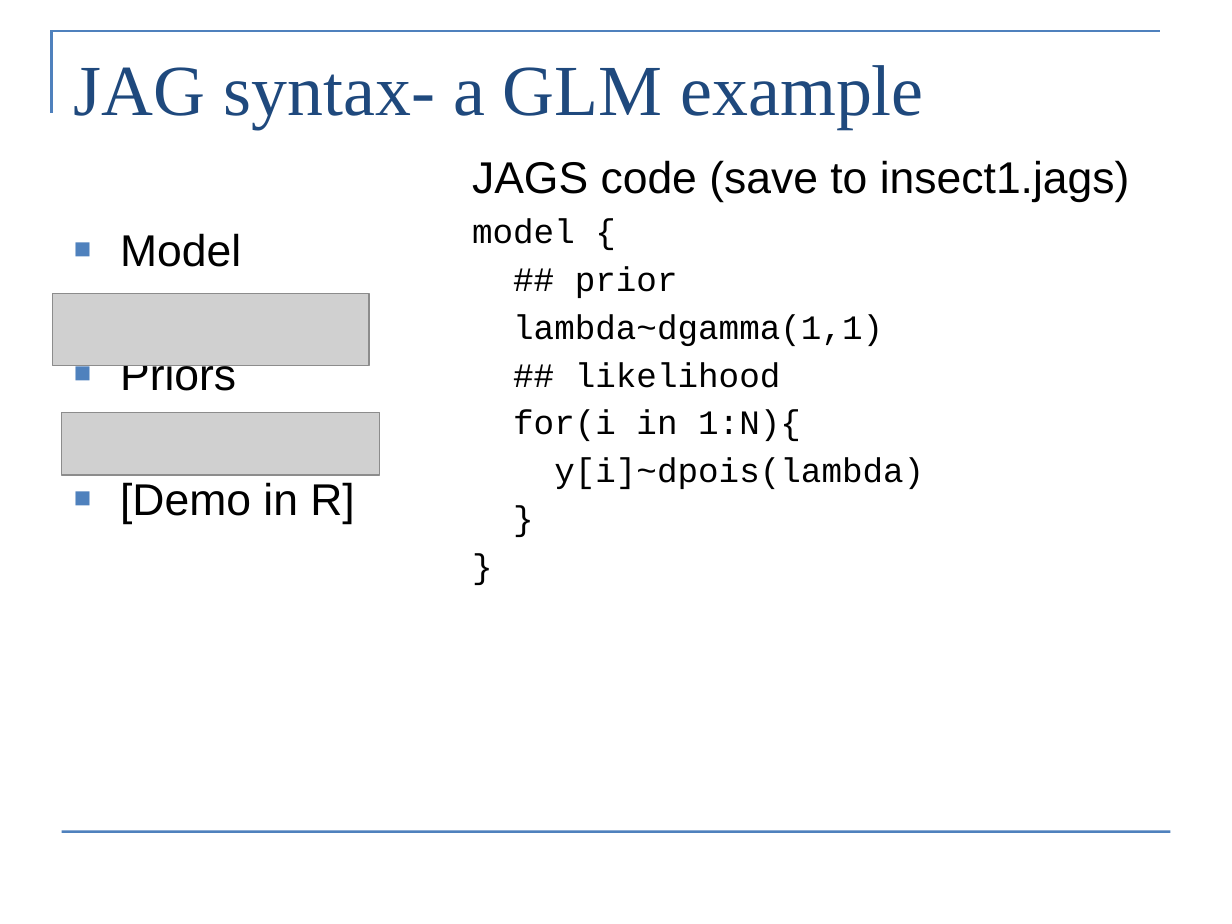
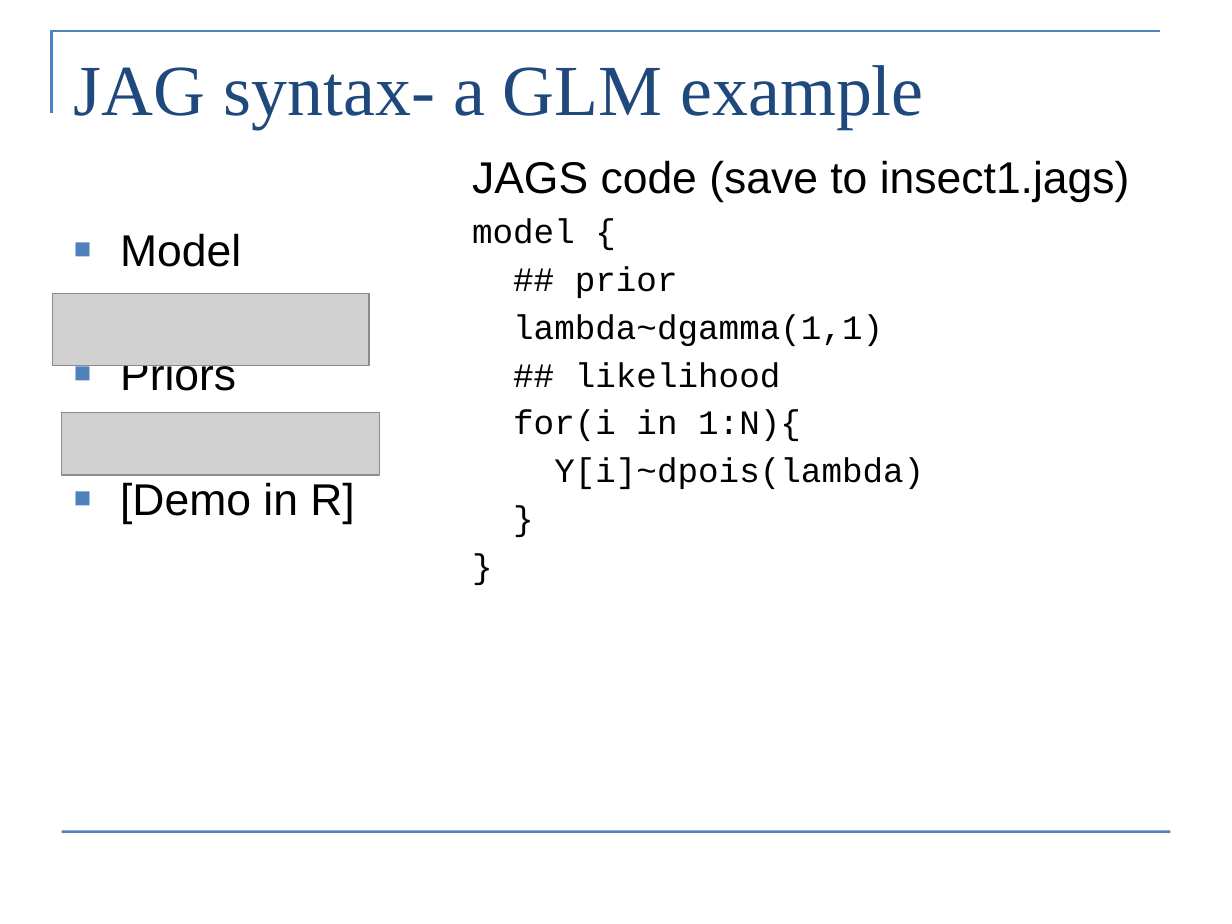
Before and after one commit to colemonnahan/bayes_workshop, a slide deck: slide 17 of dia2/lab2_JAGS.pptx. Drawn at 1232x924 pixels with LibreOffice and Linux fonts; fonts in the diff are those of the drawing; grey boxes stand for pictures. Boxes give left, top, right and bottom in pixels: in the first picture for what was removed or moved away, otherwise in the second. Text is boxed around its words. In the diff, an @@ line names an element or a change of style, - is before the commit and + after.

```diff
--- a/dia2/lab2_JAGS.pptx
+++ b/dia2/lab2_JAGS.pptx
@@ text at box(554, 457, 924, 489): text changed @@
-y[i]~dpois(lambda)
+Y[i]~dpois(lambda)
```
Also in this commit, not shown: 1 other slide changed, 3 other files.
